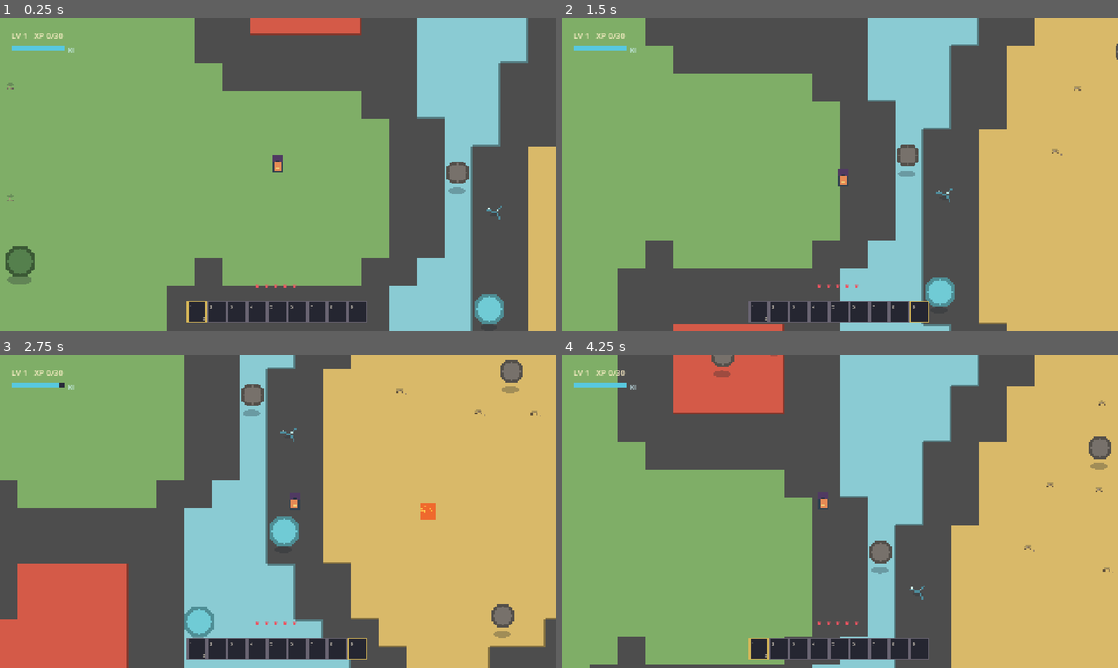
Above: before the commit, frames 1-4 (two rows, left to right).
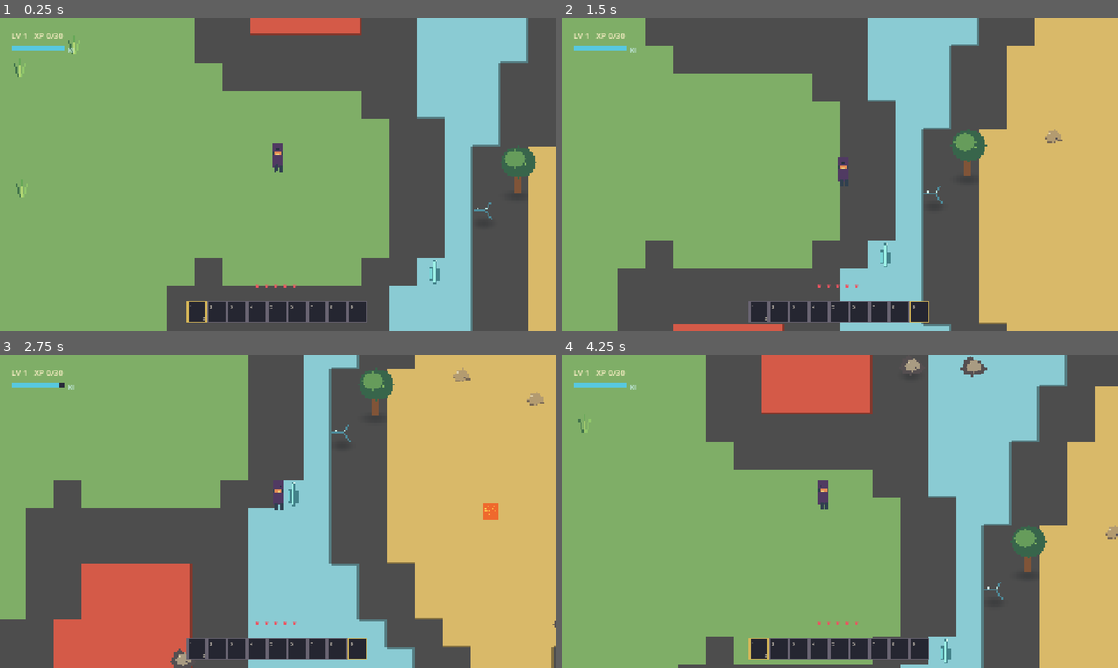
Above: after the commit, the same moments.

Repository: tnvr07/GameZero
Game: Godot game, scene res://scenes/main.tscn
Same seed, same stepped clock (60 frames per second), same inputs: the game is played once before the commit and once after it.
Inputs:
- Up to frame 1 (0.25 s): no input
- Up to frame 2 (1.5 s): tap Enter at 0.5 s; hold D 0.53-1.28 s; tap 1 at 0.6 s; tap Space at 0.77 s; hold S from 1.28 s (still down); tap 9 at 1.35 s
- Up to frame 3 (2.75 s): tap Space at 1.52 s; release S at 2.03 s; hold D from 2.03 s (still down); tap J at 2.1 s
- Up to frame 4 (4.25 s): release D at 2.78 s; hold W 2.78-3.53 s; tap Shift at 2.85 s; tap Space at 3.02, 3.77 s; hold A from 3.53 s (still down); tap 1 at 3.6 s

The runs differ from the first frame. In frame 1, 2.0% of the frame differs, in the area x 1-97%, y 7-98%; in frame 2, 1.4%; in frame 3, 43%; in frame 4, 48%, in the area x 2-100%, y 0-100%.

Commit message:
Refactor art asset handling by consolidating decoration and ground detail logic into world object management; remove unused scripts and enhance player and enemy interactions with new object textures and shadows.

Diff:
--- /dev/null
+++ b/scenes/world_object.tscn
@@ -0,0 +1,22 @@
+[gd_scene load_steps=3 format=3]
+
+[ext_resource type="Script" path="res://scripts/world_object.gd" id="1_object"]
+
+[sub_resource type="CircleShape2D" id="CircleShape2D_world_object"]
+radius = 5.0
+
+[node name="WorldObject" type="Node2D"]
+y_sort_enabled = true
+script = ExtResource("1_object")
+
+[node name="Shadow" type="Sprite2D" parent="."]
+z_index = -1
+
+[node name="Sprite" type="Sprite2D" parent="."]
+
+[node name="Body" type="StaticBody2D" parent="."]
+collision_layer = 2
+collision_mask = 0
+
+[node name="Shape" type="CollisionShape2D" parent="Body"]
+shape = SubResource("CircleShape2D_world_object")
--- a/scripts/art_assets.gd
+++ b/scripts/art_assets.gd
@@ -3,7 +3,7 @@
 
 const TILESET_PATH := "res://art/tiles.png"
 const PLAYER_PATH := "res://art/player.png"
-const DECORATION_PATH := "res://art/decorations.png"
+const OBJECTS_PATH := "res://art/objects/"
 
 const BIOME_COLORS: Array[Color] = [
 	Color("#7fae67"),
@@ -16,10 +16,33 @@
 static var _lava_texture: Texture2D
 static var _lava_blast_texture: Texture2D
 static var _player_texture: Texture2D
-static var _decoration_textures: Array[Texture2D] = []
-static var _ground_detail_textures: Dictionary = {}
-static var _decoration_image: Image
-static var _decoration_image_checked := false
+static var _object_textures: Dictionary = {}
+static var _object_source_textures: Dictionary = {}
+static var _shadow_texture: Texture2D
+
+enum ObjectKind {
+	TREE,
+	ROCK,
+	CRYSTAL,
+	GRASS_TUFT,
+	PEBBLE,
+	FIRE_CRACK,
+	FIRE_SPECKLES,
+	ICE_CRACK,
+	SMALL_ROCK,
+}
+
+const OBJECT_TEXTURE_PATHS: Array[String] = [
+	"tree.png",
+	"rock.png",
+	"crystal.png",
+	"grass_tuft.png",
+	"pebble.png",
+	"fire_crack.png",
+	"fire_speckles.png",
+	"ice_crack.png",
+	"small_rock.png",
+]
 
 static func terrain_atlas_texture() -> Texture2D:
 	if _terrain_texture != null:
@@ -97,53 +120,123 @@
 		_lava_blast_texture = ImageTexture.create_from_image(lava_image.get_region(Rect2i(0, 0, 16, 16)))
 	return _lava_blast_texture
 
-static func ground_detail_texture(kind: int, variation: int) -> Texture2D:
-	var texture_key := kind * 32 + posmod(variation, 32)
-	if _ground_detail_textures.has(texture_key):
-		return _ground_detail_textures[texture_key]
-	var image := Image.create(16, 16, false, Image.FORMAT_RGBA8)
+static func object_texture(kind: int, variation: int = 0) -> Texture2D:
+	var safe_kind := clampi(kind, 0, OBJECT_TEXTURE_PATHS.size() - 1)
+	var texture_key := safe_kind * 32 + posmod(variation, 32)
+	if _object_textures.has(texture_key):
+		return _object_textures[texture_key]
+	var path := OBJECTS_PATH + OBJECT_TEXTURE_PATHS[safe_kind]
+	var texture: Texture2D
+	if _object_source_textures.has(safe_kind):
+		texture = _object_source_textures[safe_kind]
+	else:
+		var image := _load_optional_image(path)
+		if image == null:
+			image = _create_object_placeholder(safe_kind, variation)
+			texture = ImageTexture.create_from_image(image)
+		else:
+			texture = ImageTexture.create_from_image(image)
+			_object_source_textures[safe_kind] = texture
+	_object_textures[texture_key] = texture
+	return texture
+
+static func shadow_texture() -> Texture2D:
+	if _shadow_texture != null:
+		return _shadow_texture
+	var image := Image.create(24, 10, false, Image.FORMAT_RGBA8)
+	for y in range(image.get_height()):
+		for x in range(image.get_width()):
+			var point := Vector2((float(x) - 11.5) / 11.5, (float(y) - 4.5) / 4.5)
+			var edge := 1.0 - point.length_squared()
+			if edge > 0.0:
+				image.set_pixel(x, y, Color(0.08, 0.10, 0.12, 0.28 * edge * edge))
+	_shadow_texture = ImageTexture.create_from_image(image)
+	return _shadow_texture
+
+static func _create_object_placeholder(kind: int, variation: int) -> Image:
+	var size := Vector2i(24, 32) if kind == ObjectKind.TREE else Vector2i(16, 24) if kind == ObjectKind.CRYSTAL else Vector2i(16, 16)
+	var image := Image.create(size.x, size.y, false, Image.FORMAT_RGBA8)
 	var rng := RandomNumberGenerator.new()
-	rng.seed = 521 + texture_key * 97
+	rng.seed = 1657 + kind * 113 + posmod(variation, 32)
 	match kind:
-		0:
-			_draw_detail_line(image, Vector2i(7, 13), Vector2i(5, 8), Color("#42734c"))
-			_draw_detail_line(image, Vector2i(8, 13), Vector2i(8, 6), Color("#67a858"))
-			_draw_detail_line(image, Vector2i(9, 13), Vector2i(11, 8), Color("#91c76b"))
-			_draw_detail_line(image, Vector2i(8, 13), Vector2i(8, 9), Color("#b3d773"))
-		1:
-			_set_detail_pixel(image, Vector2i(6, 12), Color("#776e61"))
-			_set_detail_pixel(image, Vector2i(7, 11), Color("#a89b7b"))
-			_set_detail_pixel(image, Vector2i(8, 12), Color("#8f8065"))
-			_set_detail_pixel(image, Vector2i(9, 12), Color("#625d56"))
-		2:
+		ObjectKind.TREE:
+			_fill_rect(image, Rect2i(10, 17, 4, 13), Color("#805438"))
+			_fill_rect(image, Rect2i(10, 16, 4, 2), Color("#c08b52"))
+			_draw_pixel_ellipse(image, Vector2i(12, 12), Vector2i(10, 9), Color("#38654b"))
+			_draw_pixel_ellipse(image, Vector2i(10, 10), Vector2i(6, 5), Color("#669c5b"))
+			_set_detail_pixel(image, Vector2i(5, 12), Color("#90bd67"))
+			_set_detail_pixel(image, Vector2i(16, 13), Color("#83b762"))
+		ObjectKind.ROCK, ObjectKind.SMALL_ROCK, ObjectKind.PEBBLE:
+			var center_y := 10 if kind == ObjectKind.ROCK else 11
+			var rock_polygon := PackedVector2Array([
+				Vector2(1, center_y + 1), Vector2(3, center_y - 4), Vector2(6, center_y - 6),
+				Vector2(9, center_y - 4), Vector2(12, center_y - 3), Vector2(15, center_y + 1),
+				Vector2(12, center_y + 4), Vector2(7, center_y + 5), Vector2(3, center_y + 4),
+			])
+			if kind != ObjectKind.ROCK:
+				rock_polygon = PackedVector2Array([
+					Vector2(4, center_y + 1), Vector2(6, center_y - 2), Vector2(9, center_y - 3),
+					Vector2(12, center_y - 1), Vector2(13, center_y + 2), Vector2(9, center_y + 3),
+					Vector2(5, center_y + 3),
+				])
+			_draw_pixel_polygon(image, rock_polygon, Color("#554f51") if kind == ObjectKind.ROCK else Color("#766653"))
+			var rock_inner := PackedVector2Array([
+				Vector2(4, center_y), Vector2(6, center_y - 3), Vector2(9, center_y - 4),
+				Vector2(12, center_y - 1), Vector2(12, center_y + 1), Vector2(8, center_y + 3),
+				Vector2(5, center_y + 2),
+			])
+			_draw_pixel_polygon(image, rock_inner, Color("#a99b82") if kind == ObjectKind.ROCK else Color("#b39b70"))
+			_set_detail_pixel(image, Vector2i(6, center_y - 2), Color("#ded0ac"))
+			if rng.randf() < 0.6:
+				_set_detail_pixel(image, Vector2i(10, center_y + 1), Color("#554f51"))
+		ObjectKind.CRYSTAL:
+			_fill_rect(image, Rect2i(7, 4, 2, 14), Color("#43828a"))
+			_fill_rect(image, Rect2i(5, 8, 2, 8), Color("#43828a"))
+			_fill_rect(image, Rect2i(9, 9, 2, 7), Color("#43828a"))
+			_fill_rect(image, Rect2i(7, 5, 1, 12), Color("#9df1e6"))
+			_fill_rect(image, Rect2i(5, 9, 1, 6), Color("#79d6d8"))
+			_set_detail_pixel(image, Vector2i(8, 4), Color("#e0fff2"))
+		ObjectKind.GRASS_TUFT:
+			_draw_detail_line(image, Vector2i(7, 15), Vector2i(5, 8), Color("#42734c"))
+			_draw_detail_line(image, Vector2i(8, 15), Vector2i(8, 5), Color("#67a858"))
+			_draw_detail_line(image, Vector2i(9, 15), Vector2i(11, 8), Color("#91c76b"))
+			_draw_detail_line(image, Vector2i(8, 15), Vector2i(8, 9), Color("#b3d773"))
+		ObjectKind.FIRE_CRACK:
 			var crack_glow := Color(1.0, 0.40, 0.08, 0.34)
 			var crack_core := Color("#ffbf4e")
-			_draw_detail_glow_line(image, Vector2i(3, 8), Vector2i(7, 7), crack_glow, crack_core)
-			_draw_detail_glow_line(image, Vector2i(7, 7), Vector2i(10, 4), crack_glow, crack_core)
-			_draw_detail_glow_line(image, Vector2i(7, 7), Vector2i(12, 10), crack_glow, crack_core)
-		3:
-			for speckle in range(4):
-				var point := Vector2i(rng.randi_range(3, 12), rng.randi_range(4, 12))
+			_draw_detail_glow_line(image, Vector2i(2, 9), Vector2i(7, 8), crack_glow, crack_core)
+			_draw_detail_glow_line(image, Vector2i(7, 8), Vector2i(10, 4), crack_glow, crack_core)
+			_draw_detail_glow_line(image, Vector2i(7, 8), Vector2i(13, 11), crack_glow, crack_core)
+		ObjectKind.FIRE_SPECKLES:
+			for speckle in range(5):
+				var point := Vector2i(rng.randi_range(2, 13), rng.randi_range(3, 13))
 				_set_detail_pixel(image, point, Color("#f28d42"))
 				if rng.randf() < 0.5:
 					_set_detail_pixel(image, point + Vector2i(1, 0), Color("#ffc653"))
-		4:
+		ObjectKind.ICE_CRACK:
 			var ice_crack := Color("#4e8d9d")
-			_draw_detail_line(image, Vector2i(3, 7), Vector2i(8, 8), ice_crack)
-			_draw_detail_line(image, Vector2i(8, 8), Vector2i(11, 5), ice_crack)
-			_draw_detail_line(image, Vector2i(8, 8), Vector2i(10, 12), ice_crack)
-			_set_detail_pixel(image, Vector2i(4, 6), Color("#d6f5ed"))
+			_draw_detail_line(image, Vector2i(2, 8), Vector2i(8, 8), ice_crack)
+			_draw_detail_line(image, Vector2i(8, 8), Vector2i(11, 4), ice_crack)
+			_draw_detail_line(image, Vector2i(8, 8), Vector2i(12, 13), ice_crack)
+			_set_detail_pixel(image, Vector2i(4, 7), Color("#d6f5ed"))
 			_set_detail_pixel(image, Vector2i(9, 7), Color("#b6e2df"))
-		5:
-			var rock_color := Color("#8a7455")
-			_set_detail_pixel(image, Vector2i(6, 11), rock_color.darkened(0.3))
-			_set_detail_pixel(image, Vector2i(7, 10), rock_color.lightened(0.2))
-			_set_detail_pixel(image, Vector2i(8, 10), rock_color)
-			_set_detail_pixel(image, Vector2i(9, 11), rock_color.darkened(0.15))
-			if rng.randf() < 0.5:
-				_set_detail_pixel(image, Vector2i(11, 12), rock_color.lightened(0.1))
-	_ground_detail_textures[texture_key] = ImageTexture.create_from_image(image)
-	return _ground_detail_textures[texture_key]
+	return image
+
+static func _fill_rect(image: Image, rect: Rect2i, color: Color) -> void:
+	image.fill_rect(rect, color)
+
+static func _draw_pixel_ellipse(image: Image, center: Vector2i, extent: Vector2i, color: Color) -> void:
+	for y in range(maxi(0, center.y - extent.y), mini(image.get_height(), center.y + extent.y + 1)):
+		for x in range(maxi(0, center.x - extent.x), mini(image.get_width(), center.x + extent.x + 1)):
+			var point := Vector2((float(x) - center.x) / extent.x, (float(y) - center.y) / extent.y)
+			if point.length_squared() <= 1.0:
+				image.set_pixel(x, y, color)
+
+static func _draw_pixel_polygon(image: Image, points: PackedVector2Array, color: Color) -> void:
+	for y in range(image.get_height()):
+		for x in range(image.get_width()):
+			if Geometry2D.is_point_in_polygon(Vector2(x, y), points):
+				image.set_pixel(x, y, color)
 
 static func _set_detail_pixel(image: Image, point: Vector2i, color: Color) -> void:
 	if point.x >= 0 and point.x < image.get_width() and point.y >= 0 and point.y < image.get_height():
@@ -170,52 +263,74 @@
 	if _player_texture != null:
 		return _player_texture
 	var image := _load_optional_image(PLAYER_PATH)
+	if image != null and (image.get_width() < 64 or image.get_height() < 96):
+		push_error("%s must be at least 64x96 pixels, with four 16x24 frames across and four direction rows." % PLAYER_PATH)
+		image = null
 	if image == null:
-		image = Image.create(64, 64, false, Image.FORMAT_RGBA8)
+		image = Image.create(64, 96, false, Image.FORMAT_RGBA8)
 		for row in range(4):
 			for frame in range(4):
 				var left := frame * 16
-				var top := row * 16
+				var top := row * 24
 				for x in range(5, 11):
-					for y in range(4, 14):
+					for y in range(6, 14):
 						image.set_pixel(left + x, top + y, Color("#30404f"))
 				for x in range(6, 10):
-					for y in range(5, 13):
+					for y in range(7, 14):
 						image.set_pixel(left + x, top + y, Color("#e58a55"))
 				for x in range(5, 11):
-					for y in range(4, 8):
+					for y in range(13, 20):
 						image.set_pixel(left + x, top + y, Color("#503a62"))
-				image.set_pixel(left + 7, top + 7, Color("#253040"))
-				image.set_pixel(left + 8, top + 7, Color("#253040"))
-				image.set_pixel(left + 7, top + 11, Color("#efd078"))
-				image.set_pixel(left + 8, top + 11, Color("#efd078"))
+				for x in range(5, 11):
+					for y in range(6, 11):
+						image.set_pixel(left + x, top + y, Color("#503a62"))
+				var stride: int = [-1, 0, 1, 0][frame]
+				for y in range(19, 23):
+					_set_detail_pixel(image, Vector2i(left + 6, top + y), Color("#30404f"))
+					_set_detail_pixel(image, Vector2i(left + 7, top + y + mini(0, stride)), Color("#30404f"))
+					_set_detail_pixel(image, Vector2i(left + 9, top + y), Color("#30404f"))
+					_set_detail_pixel(image, Vector2i(left + 10, top + y + maxi(0, stride)), Color("#30404f"))
+				match row:
+					0:
+						image.set_pixel(left + 7, top + 9, Color("#253040"))
+						image.set_pixel(left + 8, top + 9, Color("#253040"))
+						image.set_pixel(left + 7, top + 12, Color("#efd078"))
+						image.set_pixel(left + 8, top + 12, Color("#efd078"))
+					1:
+						image.set_pixel(left + 6, top + 9, Color("#253040"))
+						image.set_pixel(left + 7, top + 12, Color("#efd078"))
+					2:
+						image.set_pixel(left + 9, top + 9, Color("#253040"))
+						image.set_pixel(left + 8, top + 12, Color("#efd078"))
 	_player_texture = ImageTexture.create_from_image(image)
 	return _player_texture
 
-static func decoration_texture(kind: int) -> Texture2D:
-	while _decoration_textures.size() <= kind:
-		var index := _decoration_textures.size()
-		if not _decoration_image_checked:
-			_decoration_image_checked = true
-			_decoration_image = _load_optional_image(DECORATION_PATH)
-			if _decoration_image != null and (_decoration_image.get_width() < 72 or _decoration_image.get_height() < 28):
-				push_error("Decoration art at %s must be at least 72x28 pixels (three 24x28 frames)." % DECORATION_PATH)
-				_decoration_image = null
-		if _decoration_image != null:
-			var frame := _decoration_image.get_region(Rect2i(index * 24, 0, 24, 28))
-			_decoration_textures.append(ImageTexture.create_from_image(frame))
-			continue
-		var image := Image.create(24, 28, false, Image.FORMAT_RGBA8)
-		var color: Color = [Color("#55804d"), Color("#77716b"), Color("#70cbd5")][index % 3]
-		for x in range(24):
-			for y in range(28):
-				var center := Vector2(12.0, 13.0)
-				var point := Vector2(float(x), float(y))
-				var radius := 9.0 if index != 1 else 7.0
-				if point.distance_to(center) < radius and y < 23:
-					image.set_pixel(x, y, color.darkened(0.30) if point.distance_to(center) > radius - 2.0 else color)
-		_decoration_textures.append(ImageTexture.create_from_image(image))
-	return _decoration_textures[kind]
+static func player_sprite_frames() -> SpriteFrames:
+	var texture := player_texture()
+	var sprite_frames := SpriteFrames.new()
+	sprite_frames.remove_animation("default")
+	var directions: Array[String] = ["down", "left", "right", "up"]
+	for row in range(directions.size()):
+		var direction: String = directions[row]
+		var idle_animation := "idle_" + direction
+		sprite_frames.add_animation(idle_animation)
+		sprite_frames.set_animation_speed(idle_animation, 1.0)
+		sprite_frames.set_animation_loop(idle_animation, true)
+		sprite_frames.add_frame(idle_animation, _player_frame(texture, 0, row))
+
+		var walk_animation := "walk_" + direction
+		sprite_frames.add_animation(walk_animation)
+		sprite_frames.set_animation_speed(walk_animation, 8.0)
+		sprite_frames.set_animation_loop(walk_animation, true)
+		for column in range(4):
+			sprite_frames.add_frame(walk_animation, _player_frame(texture, column, row))
+	return sprite_frames
+
+static func _player_frame(texture: Texture2D, column: int, row: int) -> AtlasTexture:
+	var frame := AtlasTexture.new()
+	frame.atlas = texture
+	frame.region = Rect2(column * 16, row * 24, 16, 24)
+	return frame
 
 static func _load_optional_image(path: String) -> Image:
 	if not ResourceLoader.exists(path):
--- a/scripts/decoration.gd
+++ /dev/null
@@ -1,18 +0,0 @@
-extends Node2D
-
-const ArtAssets = preload("res://scripts/art_assets.gd")
-
-var kind := 0
-var _sprite: Sprite2D
-
-func _ready() -> void:
-	_sprite = Sprite2D.new()
-	_sprite.texture = ArtAssets.decoration_texture(kind)
-	_sprite.centered = true
-	_sprite.offset = Vector2(0, -8)
-	add_child(_sprite)
-
-func _draw() -> void:
-	draw_set_transform(Vector2(0, 2), 0.0, Vector2(1.0, 0.4))
-	draw_circle(Vector2.ZERO, 7.0 if kind == 0 else 5.0, Color(0.12, 0.15, 0.18, 0.30))
-	draw_set_transform(Vector2.ZERO, 0.0, Vector2.ONE)
--- a/scripts/enemy.gd
+++ b/scripts/enemy.gd
@@ -15,10 +15,16 @@
 	collision.shape = shape
 	collision.position.y = -2.0
 	add_child(collision)
+	var shadow := Sprite2D.new()
+	shadow.texture = ArtAssets.shadow_texture()
+	shadow.position = Vector2(0, 1)
+	shadow.scale = Vector2(0.65, 0.75)
+	shadow.z_index = -1
+	add_child(shadow)
 	var sprite := Sprite2D.new()
-	sprite.texture = ArtAssets.decoration_texture(1)
+	sprite.texture = ArtAssets.object_texture(ArtAssets.ObjectKind.ROCK)
 	sprite.modulate = Color("#86517c")
-	sprite.offset = Vector2(0, -5)
+	sprite.position = Vector2(0, -8)
 	sprite.scale = Vector2(0.75, 0.75)
 	add_child(sprite)
 
@@ -44,8 +50,3 @@
 		if player != null:
 			player.call("gain_xp", 10)
 		queue_free()
-
-func _draw() -> void:
-	draw_set_transform(Vector2(0, 2), 0.0, Vector2(1.0, 0.4))
-	draw_circle(Vector2.ZERO, 6.0, Color(0.12, 0.15, 0.18, 0.30))
-	draw_set_transform(Vector2.ZERO, 0.0, Vector2.ONE)
--- a/scripts/ground_detail.gd
+++ /dev/null
@@ -1,18 +0,0 @@
-extends Node2D
-
-const ArtAssets = preload("res://scripts/art_assets.gd")
-
-var kind := 0
-var variation := 0
-
-func _ready() -> void:
-	var sprite := Sprite2D.new()
-	sprite.texture = ArtAssets.ground_detail_texture(kind, variation)
-	sprite.position.y = -1.0
-	add_child(sprite)
-
-func _draw() -> void:
-	var shadow_radius := 3.0 if kind == 0 or kind == 2 or kind == 4 else 2.0
-	draw_set_transform(Vector2(0, 1), 0.0, Vector2(1.0, 0.4))
-	draw_circle(Vector2.ZERO, shadow_radius, Color(0.12, 0.15, 0.18, 0.24))
-	draw_set_transform(Vector2.ZERO, 0.0, Vector2.ONE)
--- a/scripts/player.gd
+++ b/scripts/player.gd
@@ -18,9 +18,8 @@
 var _hurt_cooldown := 0.0
 var _dash_time := 0.0
 var _dash_cooldown := 0.0
-var _animation_time := 0.0
 var _facing := Vector2.DOWN
-var _sprite: Sprite2D
+var _sprite: AnimatedSprite2D
 var _world: Node
 
 func _ready() -> void:
@@ -34,18 +33,16 @@
 	collision.shape = shape
 	collision.position.y = -2.0
 	add_child(collision)
-	_sprite = Sprite2D.new()
-	_sprite.texture = ArtAssets.player_texture()
-	_sprite.hframes = 4
-	_sprite.vframes = 4
-	_sprite.position.y = -7.0
+	_sprite = AnimatedSprite2D.new()
+	_sprite.sprite_frames = ArtAssets.player_sprite_frames()
+	_sprite.position.y = -12.0
 	add_child(_sprite)
+	_sprite.play("idle_down")
 	var scene_root := get_tree().current_scene
 	if scene_root != null:
 		_world = scene_root.get_node_or_null("World")
 
 func _physics_process(delta: float) -> void:
-	_animation_time += delta
 	_hurt_cooldown = maxf(0.0, _hurt_cooldown - delta)
 	_dash_cooldown = maxf(0.0, _dash_cooldown - delta)
 	_dash_time = maxf(0.0, _dash_time - delta)
@@ -86,13 +83,14 @@
 		get_viewport().set_input_as_handled()
 
 func _update_sprite() -> void:
-	var row := 0
+	var direction := "down"
 	if absf(_facing.x) > absf(_facing.y):
-		row = 1 if _facing.x < 0.0 else 2
+		direction = "left" if _facing.x < 0.0 else "right"
 	elif _facing.y < 0.0:
-		row = 3
-	var frame := int(_animation_time * (10.0 if velocity.length() > 1.0 else 4.0)) % 4
-	_sprite.frame = row * 4 + frame
+		direction = "up"
+	var animation := ("walk_" if velocity.length_squared() > 1.0 else "idle_") + direction
+	if _sprite.animation != animation:
+		_sprite.play(animation)
 
 func _melee_attack() -> void:
 	var now := Time.get_ticks_msec() / 1000.0
--- a/scripts/world.gd
+++ b/scripts/world.gd
@@ -1,9 +1,8 @@
 extends Node2D
 
 const ArtAssets = preload("res://scripts/art_assets.gd")
-const DecorationScript = preload("res://scripts/decoration.gd")
 const EnemyScript = preload("res://scripts/enemy.gd")
-const GroundDetailScript = preload("res://scripts/ground_detail.gd")
+const WorldObjectScene: PackedScene = preload("res://scenes/world_object.tscn")
 
 const WORLD_RADIUS := 64
 const DECORATION_COUNT := 300
@@ -19,7 +18,6 @@
 
 var player: CharacterBody2D
 var ground: TileMapLayer
-var decorations: Node2D
 var enemies: Node2D
 var actors: Node2D
 var _lava_cells: Dictionary = {}
@@ -75,15 +73,13 @@
 	ground.tile_set = tile_set
 	add_child(ground)
 
-	decorations = Node2D.new()
-	decorations.name = "Decorations"
 	actors = Node2D.new()
 	actors.name = "Actors"
 	actors.y_sort_enabled = true
 	add_child(actors)
-	actors.add_child(decorations)
 	enemies = Node2D.new()
 	enemies.name = "Enemies"
+	enemies.y_sort_enabled = true
 	actors.add_child(enemies)
 
 func _generate_world() -> void:
@@ -159,10 +155,8 @@
 			continue
 		var kind := _biome_for_value(_biome_noise.get_noise_2d(cell.x, cell.y))
 		var variation := _variation_noise.get_noise_2d(cell.x, cell.y)
-		var decoration := DecorationScript.new()
-		decoration.kind = _decoration_kind(kind, variation, rng)
-		decoration.position = ground.map_to_local(cell) + Vector2(rng.randf_range(-4.0, 4.0), rng.randf_range(-4.0, 4.0))
-		decorations.add_child(decoration)
+		var position := ground.map_to_local(cell) + Vector2(rng.randf_range(-4.0, 4.0), rng.randf_range(-4.0, 4.0))
+		_spawn_world_object(_decoration_kind(kind, variation, rng), rng.randi(), position, true)
 		placed += 1
 
 	_scatter_ground_details(rng)
@@ -188,34 +182,39 @@
 				detail_chance = 0.76
 		if rng.randf() > detail_chance:
 			continue
-		var detail := GroundDetailScript.new()
-		detail.kind = _ground_detail_kind(biome, rng)
-		detail.variation = rng.randi()
-		detail.position = ground.map_to_local(cell) + Vector2(rng.randf_range(-5.0, 5.0), rng.randf_range(-5.0, 5.0))
-		decorations.add_child(detail)
+		var position := ground.map_to_local(cell) + Vector2(rng.randf_range(-5.0, 5.0), rng.randf_range(-5.0, 5.0))
+		_spawn_world_object(_ground_detail_kind(biome, rng), rng.randi(), position, false)
 		placed += 1
 
 func _ground_detail_kind(biome: int, rng: RandomNumberGenerator) -> int:
 	match biome:
 		0:
-			return 0 if rng.randf() < 0.56 else 1
+			return ArtAssets.ObjectKind.GRASS_TUFT if rng.randf() < 0.56 else ArtAssets.ObjectKind.PEBBLE
 		1:
-			return 2 if rng.randf() < 0.64 else 3
+			return ArtAssets.ObjectKind.FIRE_CRACK if rng.randf() < 0.64 else ArtAssets.ObjectKind.FIRE_SPECKLES
 		2:
-			return 4
+			return ArtAssets.ObjectKind.ICE_CRACK
 		_:
-			return 5
+			return ArtAssets.ObjectKind.SMALL_ROCK
 
 func _decoration_kind(biome: int, variation: float, rng: RandomNumberGenerator) -> int:
 	match biome:
 		0:
-			return 0 if variation > -0.1 or rng.randf() < 0.35 else 1
+			return ArtAssets.ObjectKind.TREE if variation > -0.1 or rng.randf() < 0.35 else ArtAssets.ObjectKind.ROCK
 		1:
-			return 1
+			return ArtAssets.ObjectKind.ROCK
 		2:
-			return 2 if variation > -0.2 else 1
+			return ArtAssets.ObjectKind.CRYSTAL if variation > -0.2 else ArtAssets.ObjectKind.ROCK
 		_:
-			return 1 if variation > 0.0 or rng.randf() < 0.35 else 0
+			return ArtAssets.ObjectKind.ROCK if variation > 0.0 or rng.randf() < 0.35 else ArtAssets.ObjectKind.TREE
+
+func _spawn_world_object(kind: int, variation: int, object_position: Vector2, is_solid: bool) -> void:
+	var object: Node2D = WorldObjectScene.instantiate()
+	object.set("kind", kind)
+	object.set("variation", variation)
+	object.set("solid", is_solid)
+	object.position = object_position
+	actors.add_child(object)
 
 func is_lava_at(world_position: Vector2) -> bool:
 	var cell := ground.local_to_map(ground.to_local(world_position))
--- /dev/null
+++ b/scripts/world_object.gd
@@ -0,0 +1,26 @@
+extends Node2D
+
+const ArtAssets = preload("res://scripts/art_assets.gd")
+
+@export_range(0, 8) var kind := ArtAssets.ObjectKind.ROCK
+@export var variation := 0
+@export var solid := true
+
+@onready var _shadow: Sprite2D = $Shadow
+@onready var _sprite: Sprite2D = $Sprite
+@onready var _body: StaticBody2D = $Body
+@onready var _shape: CollisionShape2D = $Body/Shape
+
+func _ready() -> void:
+	y_sort_enabled = true
+	_sprite.texture = ArtAssets.object_texture(kind, variation)
+	_sprite.position.y = -_sprite.texture.get_height() * 0.5 + 1.0
+	_shadow.texture = ArtAssets.shadow_texture()
+	_shadow.position = Vector2(0.0, 1.0)
+	_shadow.scale = Vector2(1.0 if kind == ArtAssets.ObjectKind.TREE else 0.75, 1.0)
+	_body.collision_layer = 2 if solid else 0
+	_shape.disabled = not solid
+	_shape.position.y = -3.0
+	var circle := (_shape.shape as CircleShape2D).duplicate() as CircleShape2D
+	circle.radius = 5.5 if kind == ArtAssets.ObjectKind.TREE else 4.0
+	_shape.shape = circle
Not shown, removed: scripts/decoration.gd.uid
Not shown, removed: scripts/ground_detail.gd.uid
Not shown, added: scripts/world_object.gd.uid
Not shown, changed: README.md
Not shown, added: art/objects/.gitkeep
